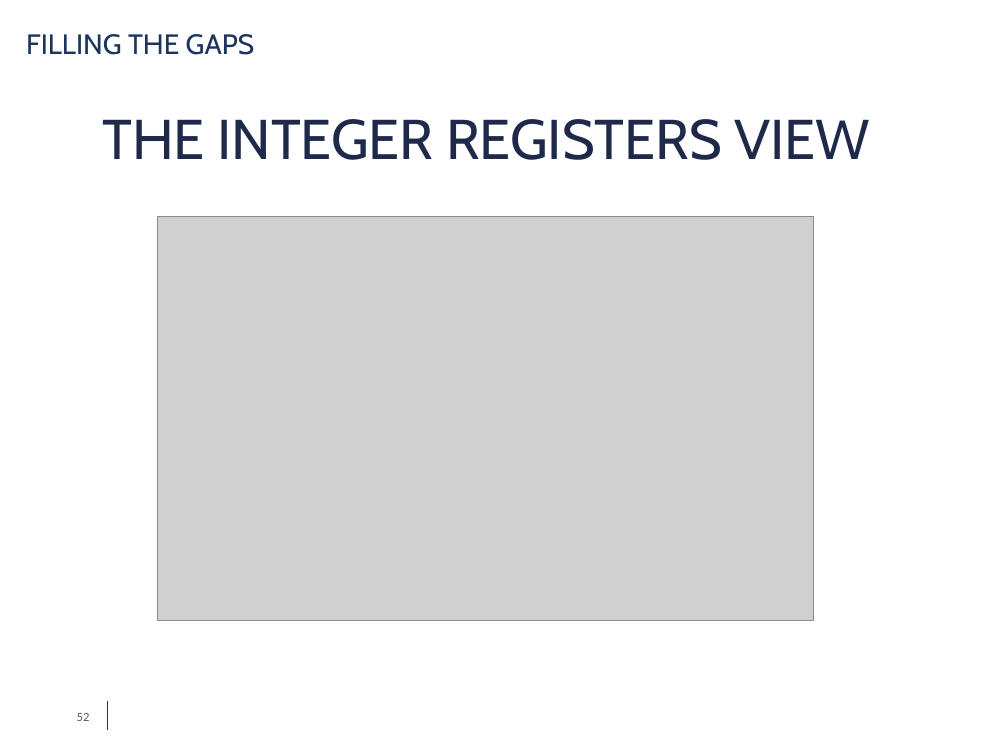
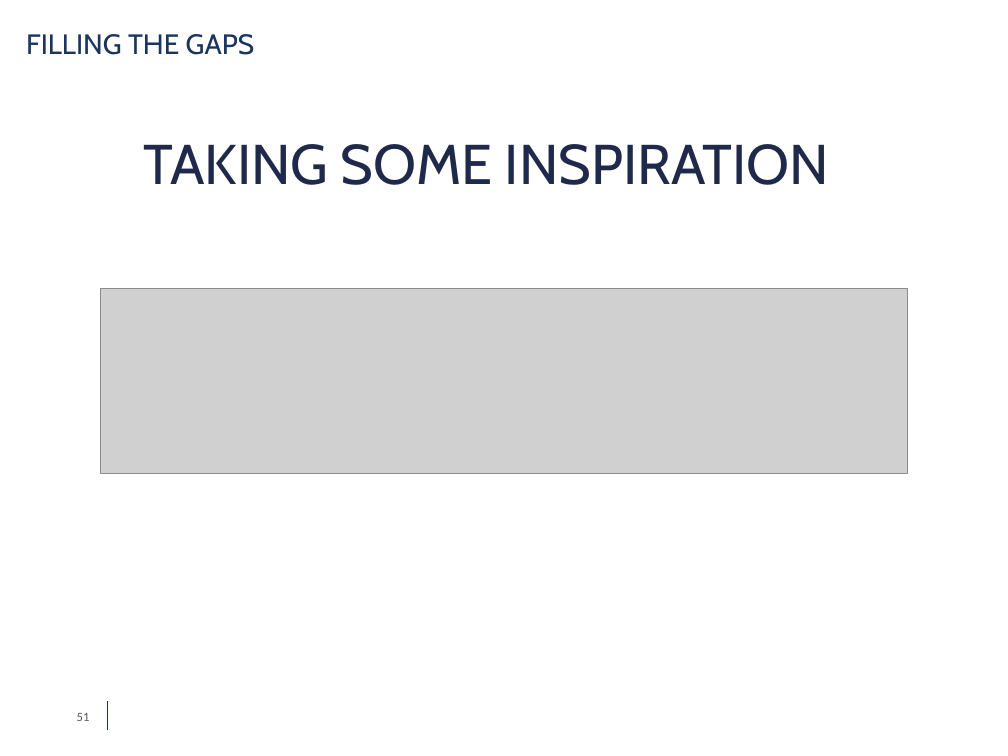
Before and after one commit to simdeistud/bachelors-thesis, a slide deck: slide 51 of SlidesDeiana4_3 -ABRIDGED.pptx (slide 52 before the commit). Drawn at 1008x756 pixels with LibreOffice and Linux fonts; fonts in the diff are those of the drawing; grey boxes stand for pictures; background and template pictures are left out. Boxes give left, top, right and bottom in pixels: in the first picture for what was removed or moved away, otherwise in the second. Text is boxed around its words. In the diff, an @@ line names an element or a change of style, - is before the commit and + after.

```diff
--- a/SlidesDeiana4_3 -ABRIDGED.pptx
+++ b/SlidesDeiana4_3 -ABRIDGED.pptx
@@ text at [144,144,829,185]: text changed @@
-THE INTEGER REGISTERS VIEW
+TAKING SOME INSPIRATION
@@ picture: place and size @@
-picture at [157,217,813,621]
+picture at [100,288,907,473]
@@ page number at [77,713,90,721]: text changed @@
-52
+51
```
Also in this commit, not shown: 16 other slides changed, 4 slides added, 4 slides removed, 1 other file.
